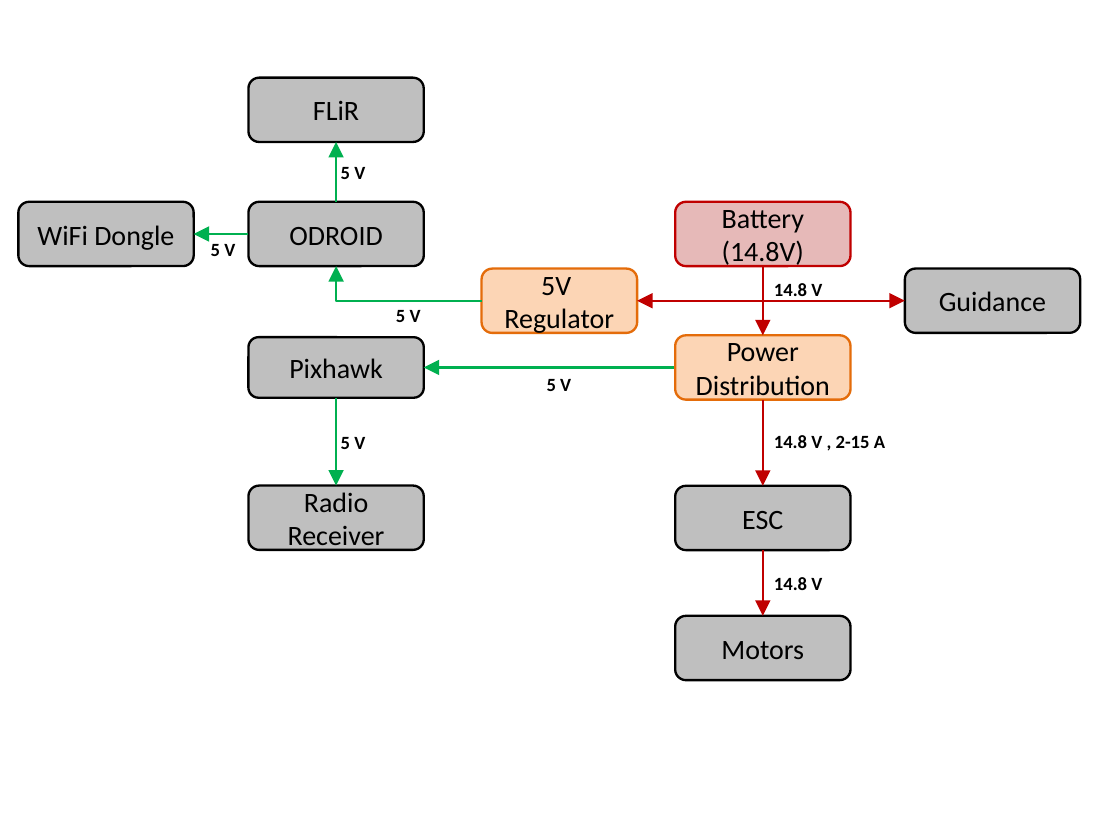
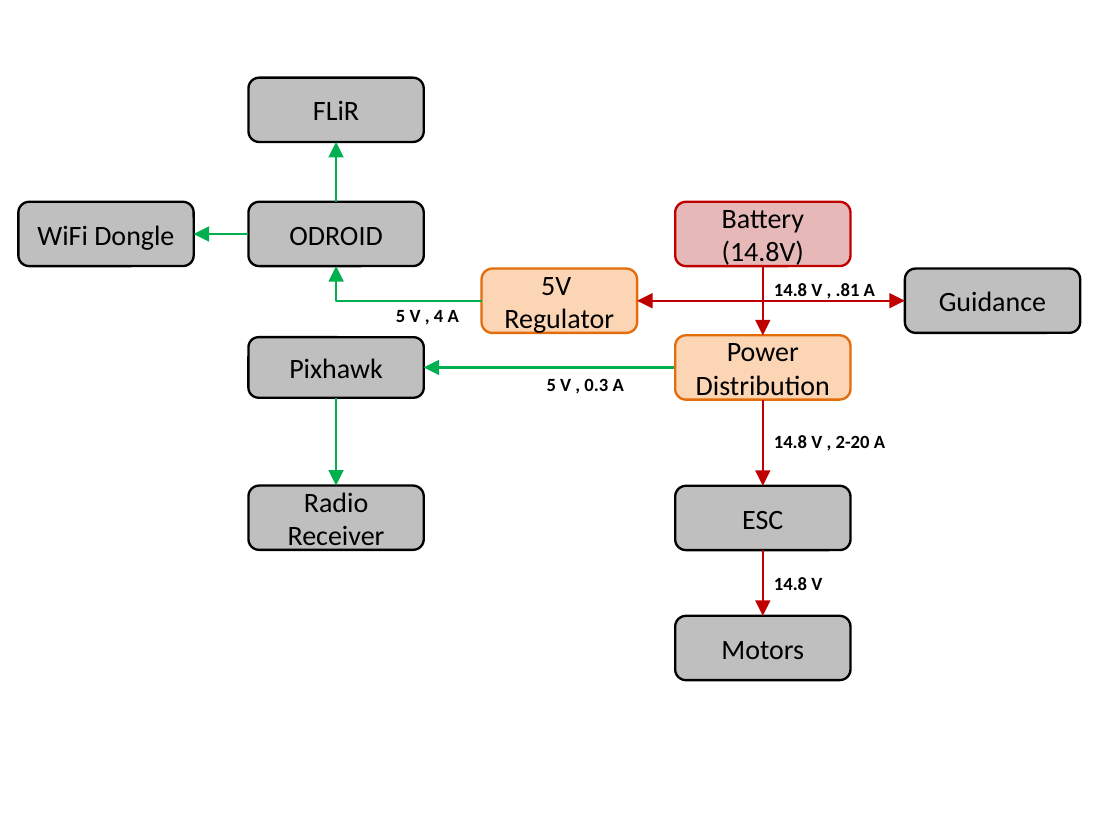
Before and after one commit to dtbinh/FlyNet, a slide deck: slide 2 of Presentations/frew_approved_block_diagrams.pptx. Drawn at 1120x840 pixels with LibreOffice and Linux fonts; fonts in the diff are those of the drawing. Boxes give left, top, right and bottom in pixels: in the first picture for what was removed or moved away, otherwise in the second. Text is boxed around its words. In the diff, an @@ line names an element or a change of style, - is before the commit and + after.

```diff
--- a/Presentations/frew_approved_block_diagrams.pptx
+++ b/Presentations/frew_approved_block_diagrams.pptx
@@ text removed at [341, 167, 365, 179] @@
-5 V
@@ text removed at [211, 244, 235, 256] @@
-5 V
@@ text at [774, 283, 875, 302]: text changed @@
-14.8 V
+14.8 V , .81 A
@@ text at [396, 310, 459, 322]: text changed @@
-5 V
+5 V , 4 A
@@ text at [547, 378, 624, 391]: text changed @@
-5 V
+5 V , 0.3 A
@@ text removed at [341, 437, 365, 449] @@
-5 V
@@ text at [774, 435, 885, 448]: text changed @@
-14.8 V , 2-15 A
+14.8 V , 2-20 A
```
Also in this commit, not shown: 1 other slide changed.
